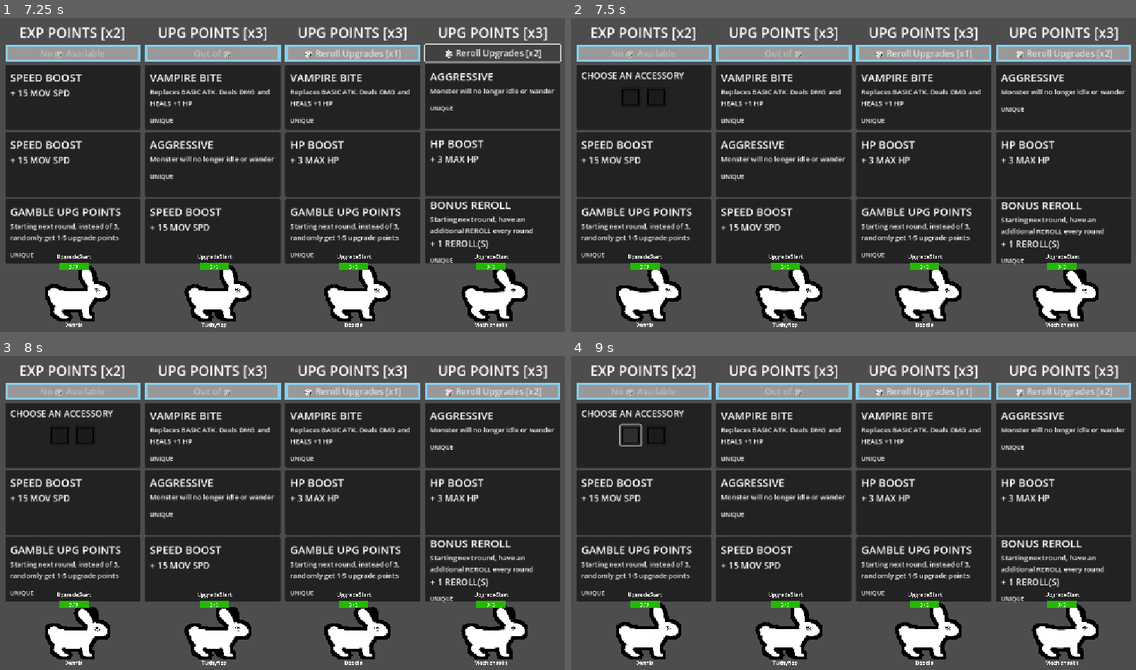
Above: before the commit, frames 1-4 (two rows, left to right).
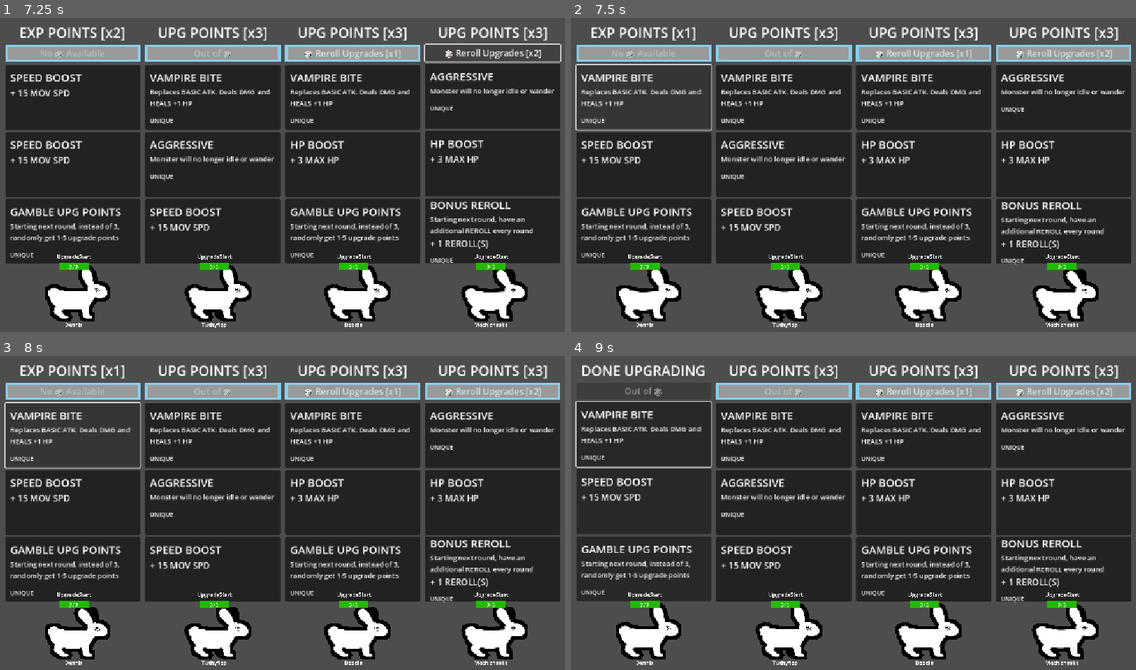
Above: after the commit, the same moments.

Repository: Galitie/tm2
Game: Godot game, scene res://test_scene.tscn
The game is run twice, just before and just after one commit, with the same random seed, the same clock (stepped at 60 frames per second) and the same inputs.
Inputs (mouse positions are in pixels of both pictures, inside the frame that each line leads up to):
- Up to frame 1 (7.25 s): tap Enter (ui_accept) at 0.5, 0.77, 1.52, 3.02, 3.77 s; move the mouse to (406, 162) at 0.52 s; click (406, 162) at 0.67 s; move the mouse to (169, 193) at 1.27 s; click (169, 193) at 1.42 s; move the mouse to (339, 105) at 2.02 s; click (339, 105) at 2.17 s; move the mouse to (254, 240) at 2.77 s; click (254, 240) at 2.92 s; move the mouse to (452, 225) at 3.52 s; click (452, 225) at 3.67 s; click (73, 96) at 4.27 s; click "🎲 Reroll Upgrades [x2]" at 5 s; click "🎲 Reroll Upgrades [x1]" at 5.75 s; click "🎲 Reroll Upgrades [x3]" at 6.5 s
- Up to frame 2 (7.5 s): click (644, 96) at 7.27 s
- Up to frame 3 (8 s): no input
- Up to frame 4 (9 s): click (644, 434) at 8.02 s; click (633, 434) at 8.77 s

Frame 1 is identical in both runs. In frame 2, 1.6% of the frame differs, in the area x 0-25%, y 2-36%; in frame 3, 1.6%; in frame 4, 4.1%, in the area x 0-25%, y 2-79%.

Commit message:
Added focus for accessory panel

Diff:
--- a/Cards/card.gd
+++ b/Cards/card.gd
@@ -12,11 +12,7 @@
 
 
 func _on_button_pressed():
-	if chosen_resource.accessories.size() > 0:
-		$CardInfo.hide()
-		$AccessoryInfo.show()
-	else:
-		emit_signal("card_pressed", self) #Caught by game scene
+	emit_signal("card_pressed", self) #Caught by game scene
 
 
 func choose_card_resource(card_resource):
--- a/UI/player_upgrade_panel.gd
+++ b/UI/player_upgrade_panel.gd
@@ -56,17 +56,25 @@
 			if button == reroll_button:
 				_on_button_pressed()
 			else:
+				# For navigating the accessory menu
 				if button.chosen_resource.accessories.size() > 0:
+					button.card_info_panel.hide()
+					button.accessory_panel.show()
 					current_user_position_in_accessory_array = 0
 					var accessory_button = button.accessories[current_user_position_in_accessory_array]
 					accessory_button.add_theme_stylebox_override("panel", new_stylebox_normal)
-				button._on_button_pressed()
+					for other_button in button.accessories:
+						if other_button != accessory_button:
+							other_button.remove_theme_stylebox_override("panel")
+				else:
+					button._on_button_pressed()
 
 		var button = button_array[current_user_position_in_button_array]
 		if Controller.IsButtonJustPressed(player.controller_port, JOY_BUTTON_B) and button != reroll_button and button.accessory_panel.visible:
 			button.card_info_panel.show()
 			button.accessory_panel.hide()
 
+		# For navigating the accessory menu
 		if Controller.IsButtonJustPressed(player.controller_port, JOY_BUTTON_DPAD_LEFT) and button != reroll_button || Controller.IsButtonJustPressed(player.controller_port, JOY_BUTTON_DPAD_RIGHT) and button != reroll_button:
 			if button.accessory_panel.visible:
 				print(current_user_position_in_accessory_array)
